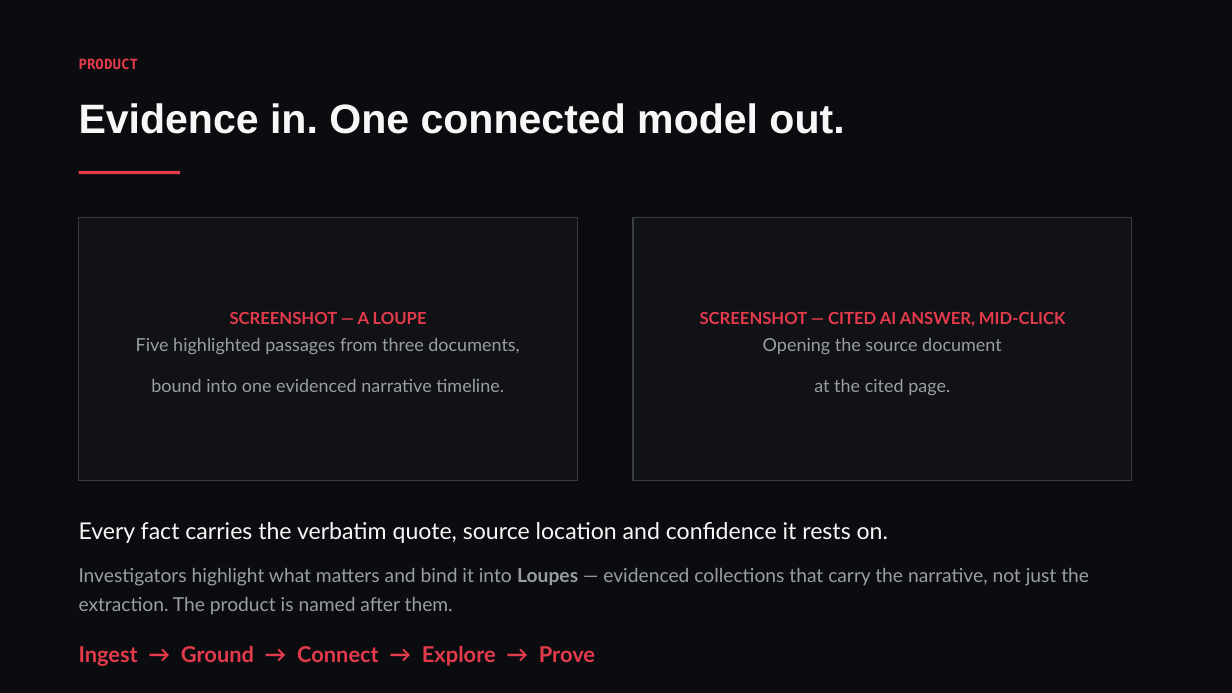
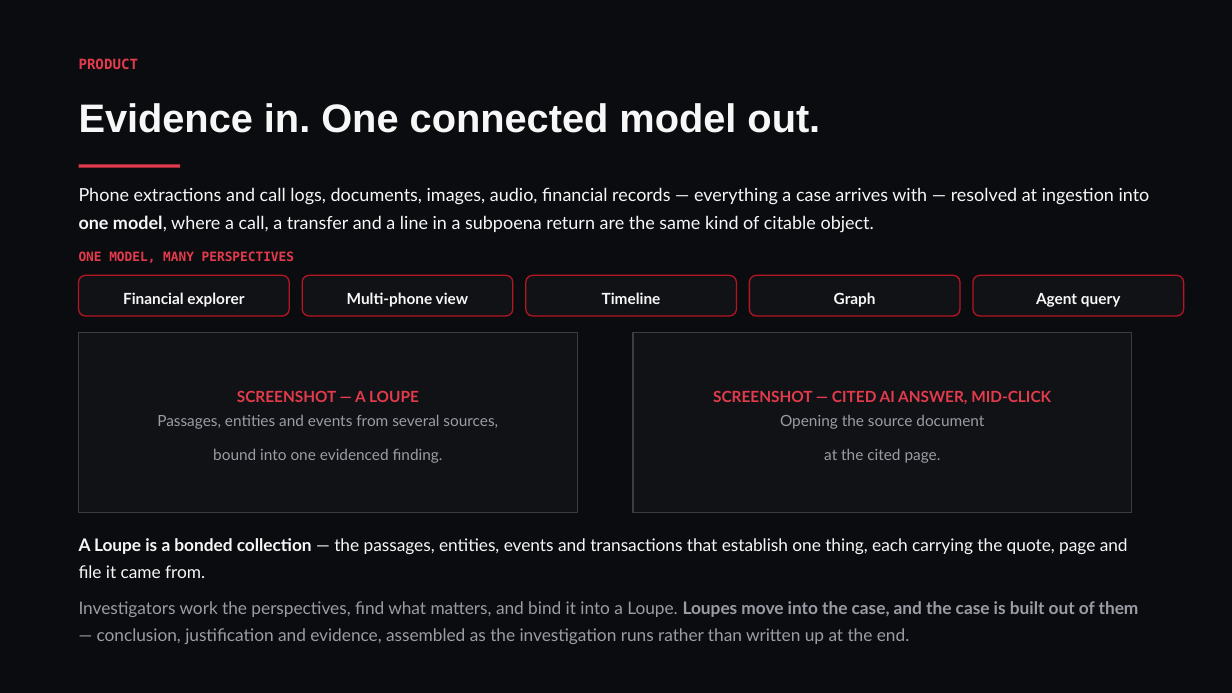
Before and after one commit to conorbowles51/owl-n4j, a slide deck: slide 4 of Loupe-NDRC-deck.pptx. Drawn at 1232x693 pixels with LibreOffice and Linux fonts; fonts in the diff are those of the drawing. Boxes give left, top, right and bottom in pixels: in the first picture for what was removed or moved away, otherwise in the second. Text is boxed around its words. In the diff, an @@ line names an element or a change of style, - is before the commit and + after.

```diff
--- a/Loupe-NDRC-deck.pptx
+++ b/Loupe-NDRC-deck.pptx
@@ text "Evidence in. One connected model ..." at [79,103,820,133]: size 32 to 31 pt @@
@@ rectangle: place and size @@
-rectangle at [79,171,180,174]
+rectangle at [79,165,180,167]
@@ text added at [79,187,1150,233], 14 pt, text #F7F7F8 @@
+Phone extractions and call logs, documents, images, audio, financial records — everything a case arrives with — resolved at ingestion into one model, where a call, a transfer and a line in a subpoena return are the same kind of citable object.
@@ text added at [79,250,294,264], 10 pt, text #E33B4C, bold @@
+ONE MODEL, MANY PERSPECTIVES
@@ rounded rectangle added at [79,275,289,316], fill #111216, outline #B41624 1 pt, 12 pt, text #F7F7F8, bold @@
+Financial explorer
@@ rounded rectangle added at [302,275,513,316], fill #111216, outline #B41624 1 pt, 12 pt, text #F7F7F8, bold @@
+Multi-phone view
@@ rounded rectangle added at [526,275,737,316], fill #111216, outline #B41624 1 pt, 12 pt, text #F7F7F8, bold @@
+Timeline
@@ rounded rectangle added at [750,275,960,316], fill #111216, outline #B41624 1 pt, 12 pt, text #F7F7F8, bold @@
+Graph
@@ rounded rectangle added at [973,275,1184,316], fill #111216, outline #B41624 1 pt, 12 pt, text #F7F7F8, bold @@
+Agent query
@@ rectangle "SCREENSHOT — A LOUPE": place and size @@
-rectangle "SCREENSHOT — A LOUPE" at [79,217,578,481]
+rectangle "SCREENSHOT — A LOUPE" at [79,333,578,513]
@@ rectangle "SCREENSHOT — CITED AI ANSWER, ...": place and size @@
-rectangle "SCREENSHOT — CITED AI ANSWER, ..." at [633,217,1132,481]
+rectangle "SCREENSHOT — CITED AI ANSWER, ..." at [633,333,1132,513]
@@ rectangle "SCREENSHOT — CITED AI ANSWER, ..." at [633,333,1132,513]: size 13 to 12 pt in "SCREENSHOT — CITED AI ANSWER, MID-CLICK"; size 14 to 12 pt in "Opening the source document at the cited ..."; less space between paragraphs @@
@@ text in rectangle at [157,414,498,463]: text changed; size 14 to 12 pt @@
-Five highlighted passages from three documents,
-bound into one evidenced narrative timeline.
+Passages, entities and events from several sources,
+bound into one evidenced finding.
@@ text in rectangle at [237,390,419,402]: size 13 to 12 pt in "SCREENSHOT — A LOUPE" @@
@@ text at [79,538,1139,644]: text changed; size 15 to 13.5 pt @@
-Every fact carries the verbatim quote, source location and confidence it rests on.
-Investigators highlight what matters and bind it into Loupes — evidenced collections that carry the narrative, not just the extraction. The product is named after them.
-Ingest → Ground → Connect → Explore → Prove
+A Loupe is a bonded collection — the passages, entities, events and transactions that establish one thing, each carrying the quote, page and file it came from.
+Investigators work the perspectives, find what matters, and bind it into a Loupe. Loupes move into the case, and the case is built out of them — conclusion, justification and evidence, assembled as the investigation runs rather than written up at the end.
```
Also in this commit, not shown: 3 other files.
